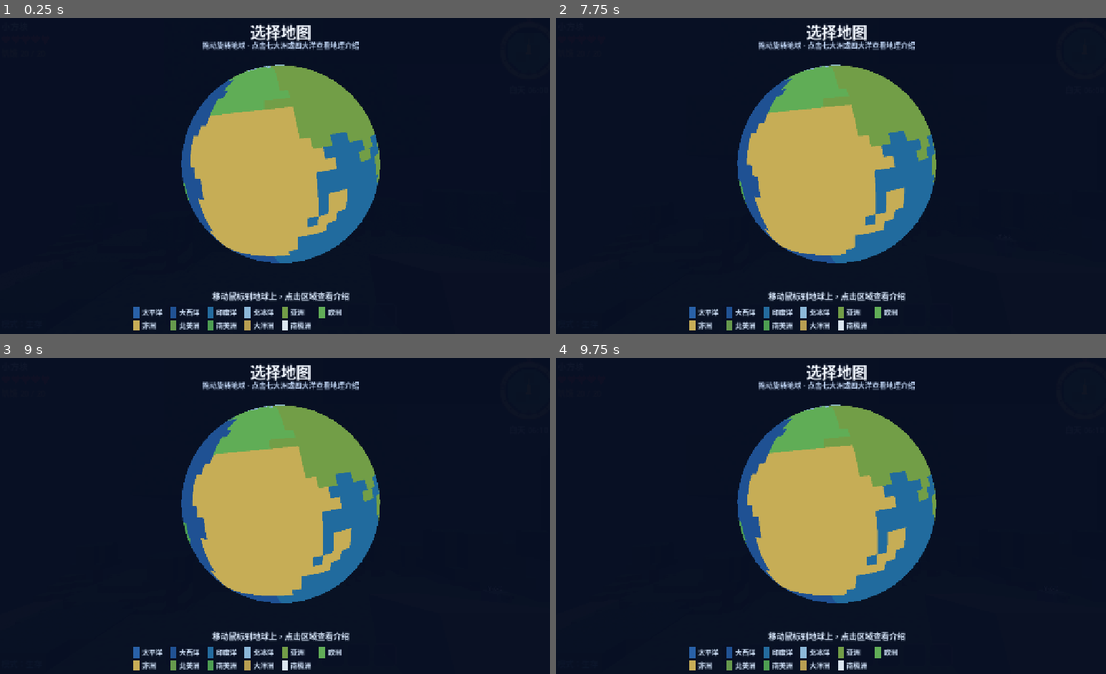
Above: before the commit, frames 1-4 (two rows, left to right).
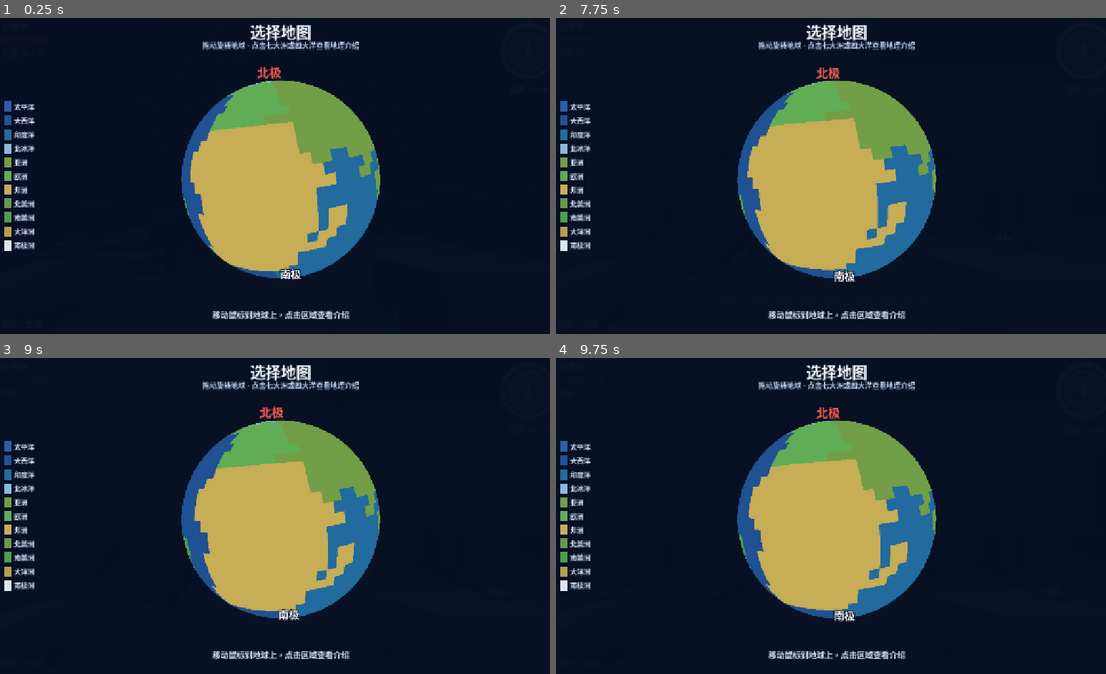
Above: after the commit, the same moments.

Repository: jinliangliu/block-planet
Game: Godot game, scene res://scenes/main.tscn
Same seed, same stepped clock (60 frames per second), same inputs: the game is played once before the commit and once after it.
Inputs (mouse positions are in pixels of both pictures, inside the frame that each line leads up to):
- Up to frame 1 (0.25 s): no input
- Up to frame 2 (7.75 s): click (732, 315) at 0.52 s; click (759, 315) at 1.27 s; click (787, 315) at 2.02 s; click (809, 315) at 2.77 s; click (836, 315) at 3.52 s; click (864, 315) at 4.27 s; click (886, 315) at 5.02 s; click (913, 315) at 5.77 s; click (941, 315) at 6.52 s; tap Enter at 7.25 s; drag from (836, 172) to (891, 103) at 7.27 s
- Up to frame 3 (9 s): tap Space (jump) at 8 s; drag from (165, 528) to (253, 576) at 8.02 s; tap Enter at 8.75 s; move the mouse to (335, 443) at 8.77 s; hold D (move_right) from 8.78 s (still down); hold G (toggle_mode) from 8.78 s (still down)
- Up to frame 4 (9.75 s): release D (move_right) at 9.5 s; release G (toggle_mode) at 9.5 s; tap Space (jump) at 9.5 s; drag from (809, 576) to (666, 465) at 9.52 s

The runs differ from the first frame. In frame 1, 9.9% of the frame differs, in the area x 0-70%, y 14-99%; in frame 2, 9.8%; in frame 3, 10%; in frame 4, 9.8%.

Commit message:
ui: move globe legend to left column, mark poles, faster drag
- legend becomes a vertical list on the left side of the globe page
- add billboarded Label3D pole markers (北极/南极) on the globe's axis ends
- raise drag sensitivity 0.008 -> 0.015 and shift the globe stage down
  so the north marker clears the header

Diff:
--- a/scripts/ui/map_globe.gd
+++ b/scripts/ui/map_globe.gd
@@ -9,19 +9,23 @@
 
 const RADIUS := 1.0
 ## 拖动灵敏度：像素 → 弧度。
-const DRAG_SPEED := 0.008
+const DRAG_SPEED := 0.015
 ## 俯仰限幅：留出余量，避免极点在视觉上翻过去。
 const PITCH_LIMIT := 80.0
+## 两极标记与球面的间距。
+const POLE_MARKER_LIFT := 0.10
 
 var _yaw := -30.0
-var _pitch := 12.0
+var _pitch := 6.0
 var _mesh_instance: MeshInstance3D
+var _pole_markers: Array[Node3D] = []
 
 
 func _ready() -> void:
 	_mesh_instance = MeshInstance3D.new()
 	add_child(_mesh_instance)
 	_build_sphere()
+	_add_pole_markers()
 	_apply_view()
 
 
@@ -30,6 +34,7 @@
 		_mesh_instance = MeshInstance3D.new()
 		add_child(_mesh_instance)
 	_build_sphere()
+	_add_pole_markers()
 	_apply_view()
 
 
@@ -96,6 +101,31 @@
 	_mesh_instance.mesh = mesh
 
 
+## 两极标记：Label3D「北极」「南极」，始终面向相机；位置挂在球节点下，
+## 随俯仰旋转上下移动，直观指示自转轴两端。可重复调用（幂等）。
+func _add_pole_markers() -> void:
+	for marker in _pole_markers:
+		marker.queue_free()
+	_pole_markers.clear()
+	_pole_markers.append(_make_pole_marker("北极", Color(0.95, 0.35, 0.30), RADIUS + POLE_MARKER_LIFT))
+	_pole_markers.append(_make_pole_marker("南极", Color(0.94, 0.96, 0.99), -(RADIUS + POLE_MARKER_LIFT)))
+
+
+func _make_pole_marker(text: String, color: Color, y: float) -> Label3D:
+	var label := Label3D.new()
+	label.text = text
+	label.font_size = 30
+	label.pixel_size = 0.004
+	label.modulate = color
+	label.outline_size = 10
+	label.outline_modulate = Color(0.08, 0.10, 0.16)
+	label.billboard = BaseMaterial3D.BILLBOARD_ENABLED
+	label.no_depth_test = true
+	label.position = Vector3(0.0, y, 0.0)
+	add_child(label)
+	return label
+
+
 func _add_cell(st: SurfaceTool, row: int, col: int) -> void:
 	var lat_top := RegionAtlas.LAT_TOP - float(row) * RegionAtlas.CELL_DEG
 	var lat_bot := lat_top - RegionAtlas.CELL_DEG
--- a/scripts/ui/map_selector.gd
+++ b/scripts/ui/map_selector.gd
@@ -233,9 +233,9 @@
 	stage.mouse_filter = Control.MOUSE_FILTER_IGNORE
 	stage.set_anchors_and_offsets_preset(Control.PRESET_CENTER)
 	stage.offset_left = -VIEW_SIZE * 0.5
-	stage.offset_top = -VIEW_SIZE * 0.5 - 20.0
+	stage.offset_top = -VIEW_SIZE * 0.5 + 14.0
 	stage.offset_right = VIEW_SIZE * 0.5
-	stage.offset_bottom = VIEW_SIZE * 0.5 - 20.0
+	stage.offset_bottom = VIEW_SIZE * 0.5 + 14.0
 	_globe_page.add_child(stage)
 
 	_viewport = SubViewport.new()
@@ -260,25 +260,25 @@
 	_hover_label.horizontal_alignment = HORIZONTAL_ALIGNMENT_CENTER
 	_hover_label.mouse_filter = Control.MOUSE_FILTER_IGNORE
 	_hover_label.set_anchors_and_offsets_preset(Control.PRESET_BOTTOM_WIDE)
-	_hover_label.offset_top = -98.0
-	_hover_label.offset_bottom = -66.0
+	_hover_label.offset_top = -56.0
+	_hover_label.offset_bottom = -26.0
 	_globe_page.add_child(_hover_label)
 
 	_build_legend(_globe_page)
 
 
-## 区域图例：11 个色块 + 名称，两行排布，提示海洋同样可进入。
+## 区域图例：11 个色块 + 名称，界面左侧竖列排布。
 func _build_legend(parent: Control) -> void:
 	var grid := GridContainer.new()
-	grid.columns = 6
+	grid.columns = 1
 	grid.mouse_filter = Control.MOUSE_FILTER_IGNORE
 	grid.add_theme_constant_override("h_separation", 18)
-	grid.add_theme_constant_override("v_separation", 6)
-	grid.set_anchors_and_offsets_preset(Control.PRESET_CENTER_BOTTOM)
-	grid.offset_left = -330.0
-	grid.offset_right = 330.0
-	grid.offset_top = -60.0
-	grid.offset_bottom = -6.0
+	grid.add_theme_constant_override("v_separation", 8)
+	grid.set_anchors_and_offsets_preset(Control.PRESET_CENTER_LEFT)
+	grid.offset_left = 24.0
+	grid.offset_right = 154.0
+	grid.offset_top = -160.0
+	grid.offset_bottom = 160.0
 	parent.add_child(grid)
 
 	for region_id in RegionAtlas.COUNT:
